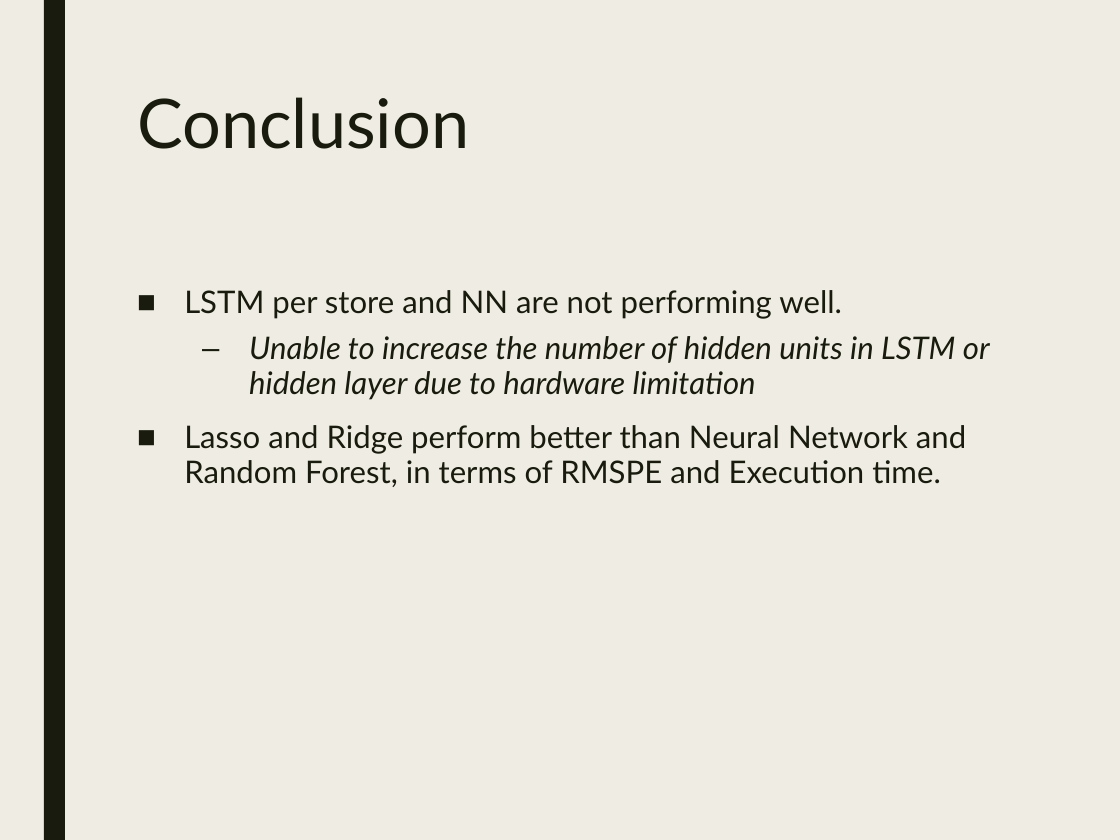
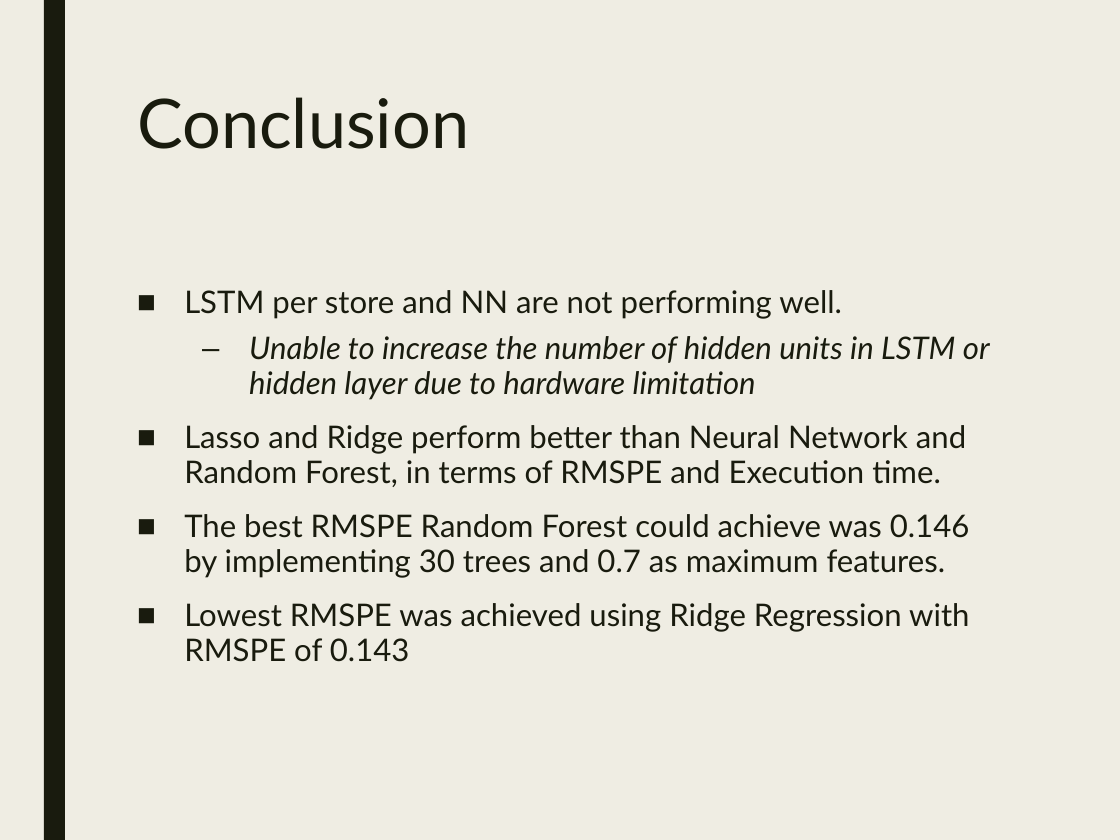
Before and after one commit to Stefan0010/CZ4041, a slide deck: slide 18 of slides/main.pptx (slide 21 before the commit). Drawn at 1120x840 pixels with LibreOffice and Linux fonts; fonts in the diff are those of the drawing. Boxes give left, top, right and bottom in pixels: in the first picture for what was removed or moved away, otherwise in the second. Text is boxed around its words. In the diff, an @@ line names an element or a change of style, - is before the commit and + after.

Commit message:
update slides

```diff
--- a/slides/main.pptx
+++ b/slides/main.pptx
@@ text at bbox=[184, 514, 970, 662]: paragraphs added @@
+■ The best RMSPE Random Forest could achieve was 0.146 by implementing 30 trees and 0.7 as maximum features.
+■ Lowest RMSPE was achieved using Ridge Regression with RMSPE of 0.143
```
Also in this commit, not shown: 1 other slide changed, 1 slide added, 4 slides removed.
